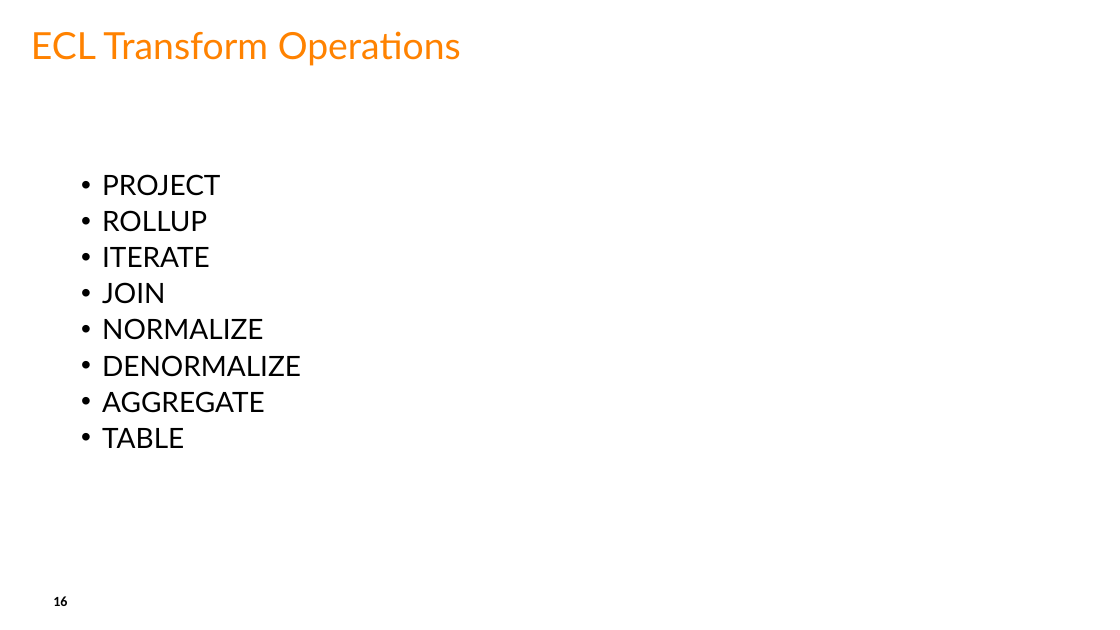
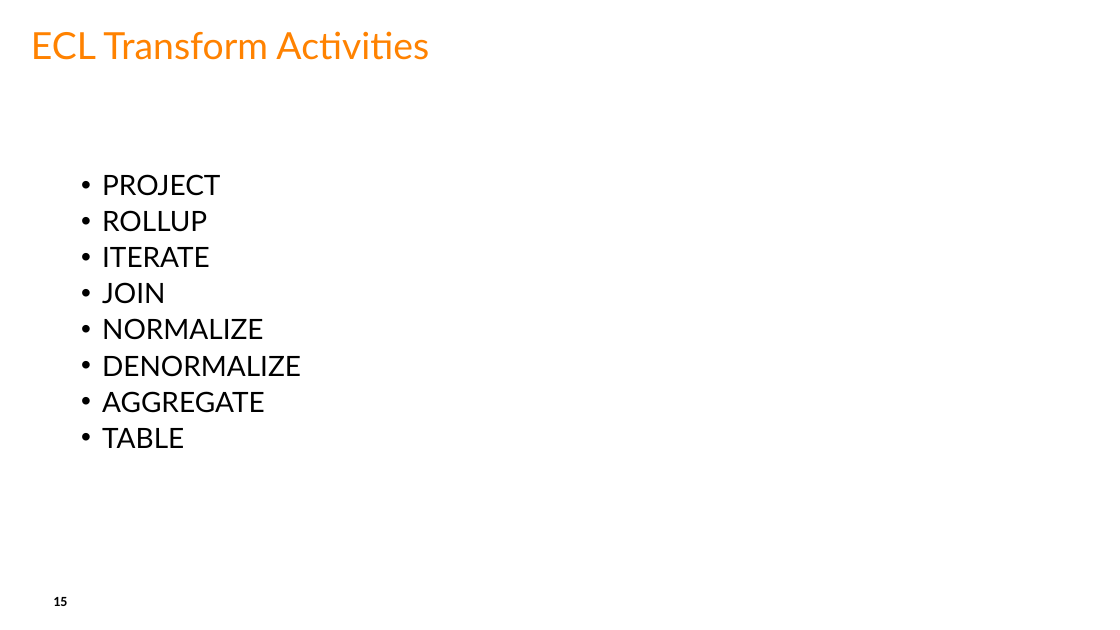
Before and after one commit to hpcc-systems/Solutions-ECL-Training, a slide deck: slide 15 of Taxi_Tutorial/Data_Lake_NYC_Taxi_Data.pptx (slide 16 before the commit). Drawn at 1120x630 pixels with LibreOffice and Linux fonts; fonts in the diff are those of the drawing; background and template pictures are left out. Boxes give left, top, right and bottom in pixels: in the first picture for what was removed or moved away, otherwise in the second. Text is boxed around its words. In the diff, an @@ line names an element or a change of style, - is before the commit and + after.

```diff
--- a/Taxi_Tutorial/Data_Lake_NYC_Taxi_Data.pptx
+++ b/Taxi_Tutorial/Data_Lake_NYC_Taxi_Data.pptx
@@ title at (31,31,429,60): text changed @@
-ECL Transform Operations
+ECL Transform Activities
```
Also in this commit, not shown: 2 other slides changed, 2 other files.
